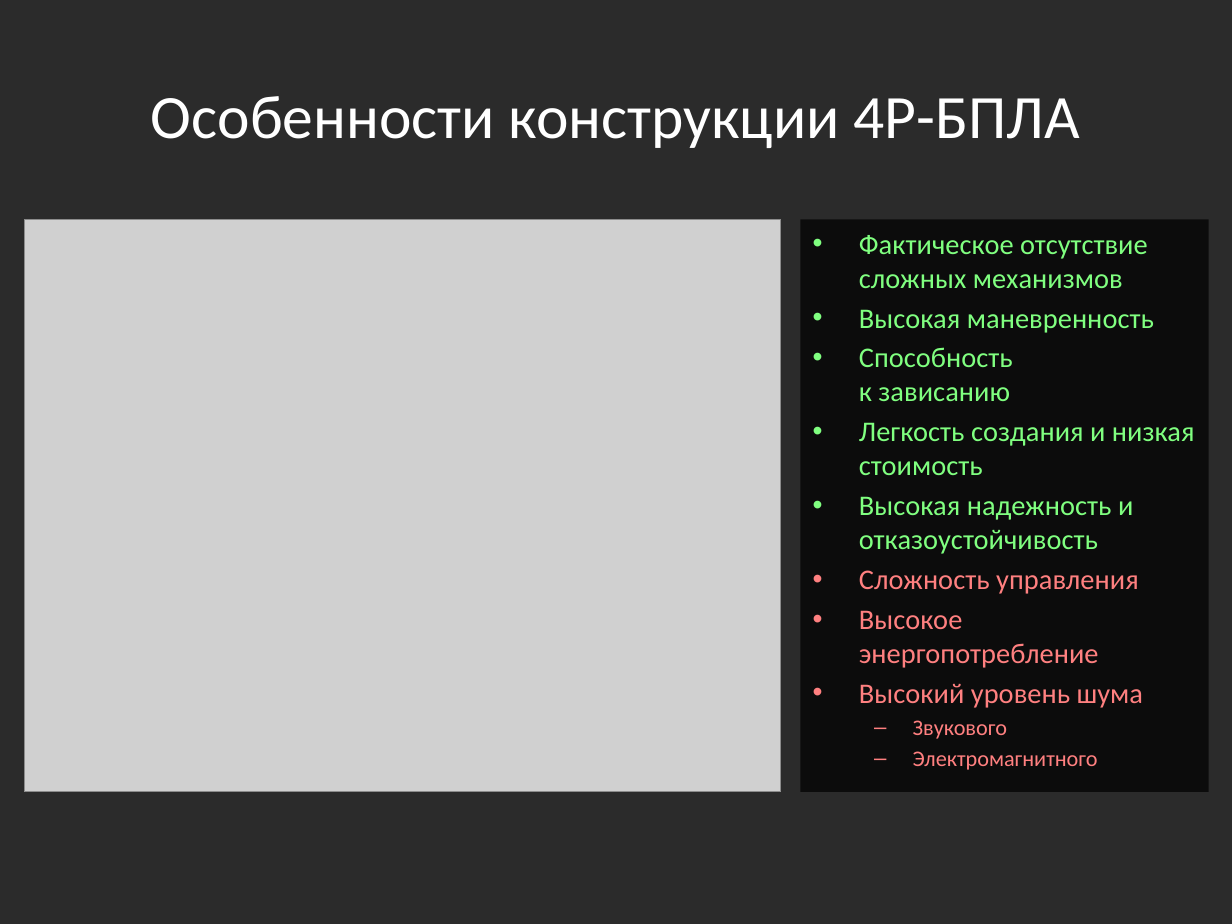
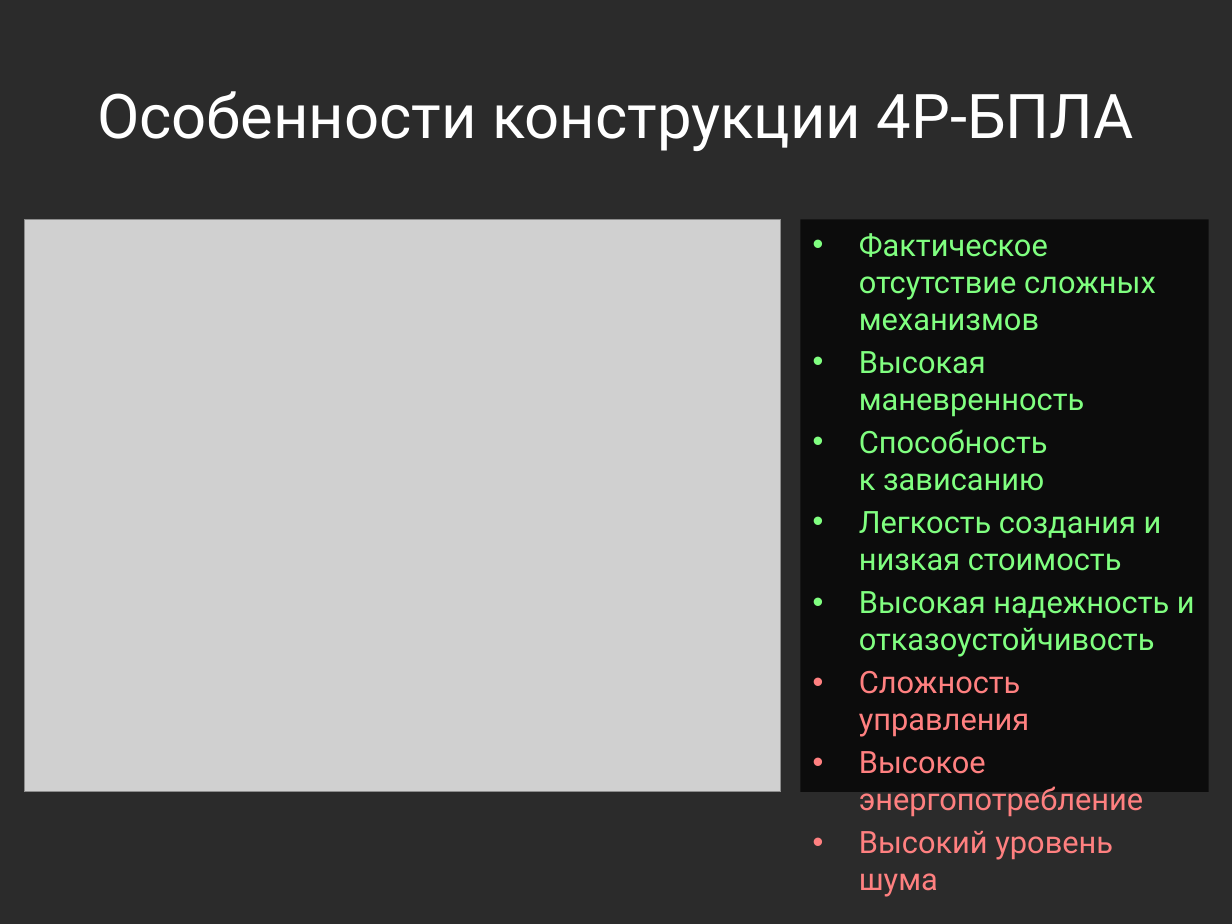
Before and after one commit to Jacobi20/quadro-xds, a slide deck: slide 7 of Docs/Medias2012_dhg.pptx (slide 6 before the commit). Drawn at 1232x924 pixels with LibreOffice and Linux fonts; fonts in the diff are those of the drawing; grey boxes stand for pictures; background and template pictures are left out; a plain dark background stands for a picture behind light text. Boxes give left, top, right and bottom in pixels: in the first picture for what was removed or moved away, otherwise in the second. Text is boxed around its words. In the diff, an @@ line names an element or a change of style, - is before the commit and + after.

```diff
--- a/Docs/Medias2012_dhg.pptx
+++ b/Docs/Medias2012_dhg.pptx
@@ title "Особенности конструкции 4Р-БПЛА" at (97,91,1134,151): font Calibri to Roboto @@
@@ text "Фактическое отсутствие сложных механизмов" at (801,219,1209,792): size 16.6 to 18 pt, font Calibri to Roboto @@
@@ text at (913,720,1098,770): paragraphs removed @@
-  – Звукового
-  – Электромагнитного
```
Also in this commit, not shown: 11 other slides changed, 1 slide added, 6 other files.
